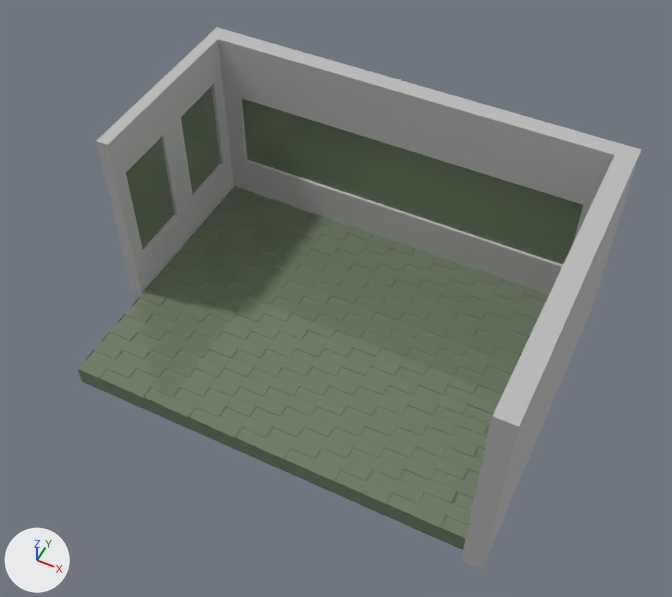
Renders of the glTF model dist/models/Ground.glb from each side of a commit.
Camera for both pictures: a 50 mm lens placed at (14.2, -23.7, 29.7), pointed at (2.7, -0.6, 0.9). The lights are fixed; the arrows at lower left show +X, +Y and +Z. Vertices at the same position are counted once.

The first picture shows 'Ground'.
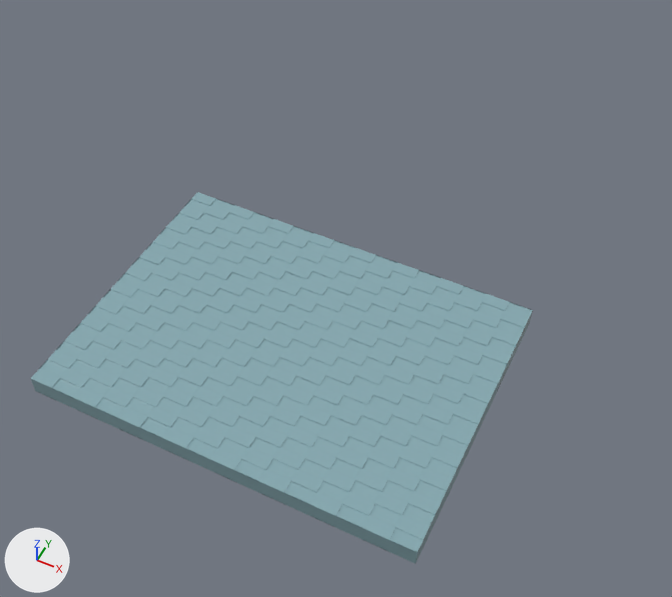
Edits to the bpy script that builds the scene:
```text
Change mat_material:
    mat_material.base_color: (0.182, 0.238, 0.148) -> (0.244, 0.401, 0.443)  # green #76866b -> cyan #87aab2
Change me_cube_011:
    where me_cube_011.from_pydata(...)  # 3678 vertices, 8964 faces; spans x -7.4..12.0, y -7.1..7.4, z -3.3..6.3
    used by ob_ground; location = (0.0, 0.0, 0.0)
    me_cube_011 part 1: the loose piece of 3260 vertices spanning x -6.8..11.2, y -6.7..6.7, z -3.3..-2.4 is moved by (-1.5, -1.3, 0.0)
    me_cube_011 part 2: the loose piece of 410 vertices spanning x -7.4..12.0, y -7.1..7.4, z -3.2..6.3 is deleted
    me_cube_011 part 3: the loose piece of 8 vertices spanning x -6.4..10.5, y 6.7..7.3, z -0.4..3.4 is deleted
    remove me_cube_011.materials.append(mat_mat1)  # grey #bbbbbb
```

What differs and where, as boxes (x1, y1, x2, y2) in the pictures (672 x 597 px; the box of a moved part takes in the faces that stretch with it):
'Ground', recoloured, reshaped (green to cyan, 11% narrower, 31% shorter): before (78, 27, 641, 570); after (31, 192, 533, 564)
part 1 of me_cube_011, moved or reshaped: before (78, 186, 549, 550); after (31, 192, 533, 564)
part 2 of me_cube_011, deleted: before (96, 27, 641, 570)
part 3 of me_cube_011, deleted (green): before (242, 99, 583, 265)
